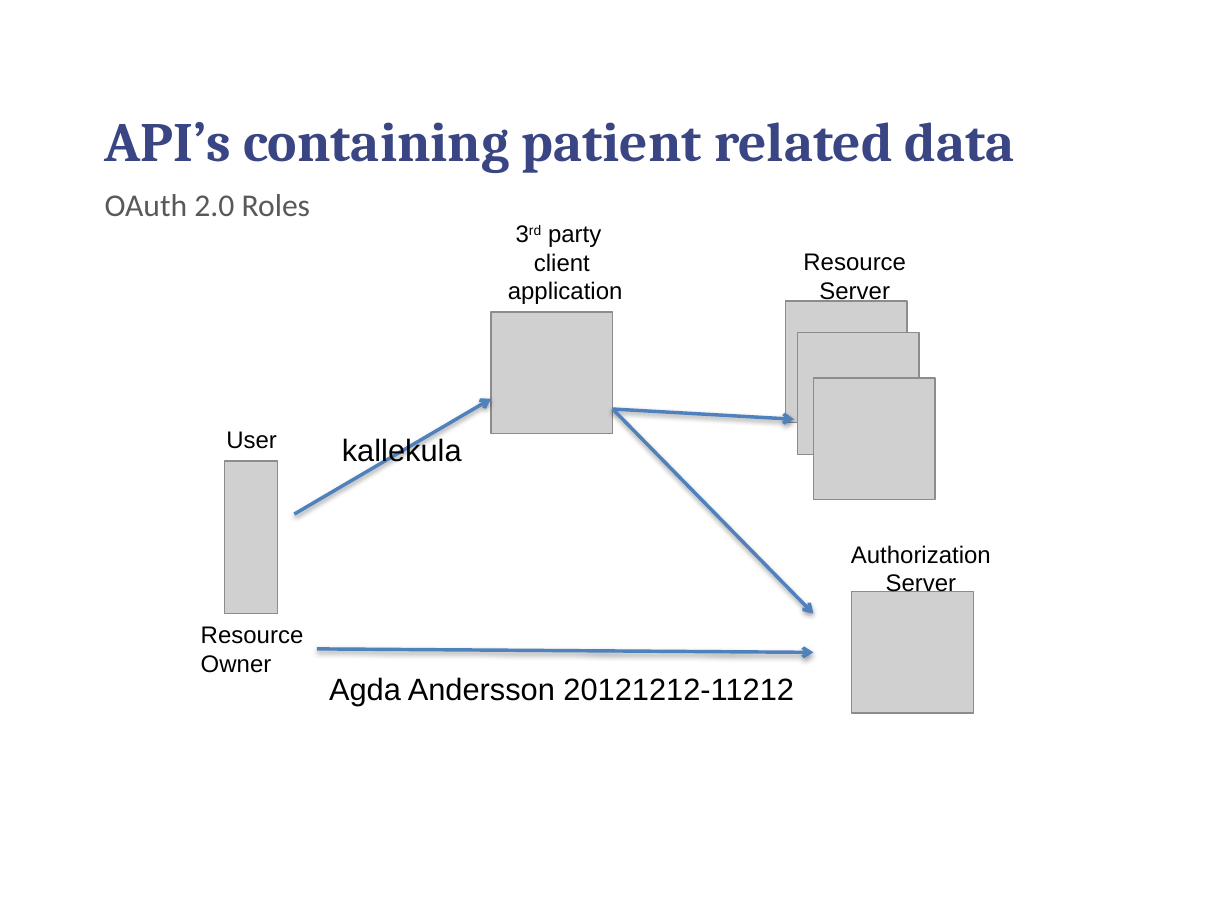
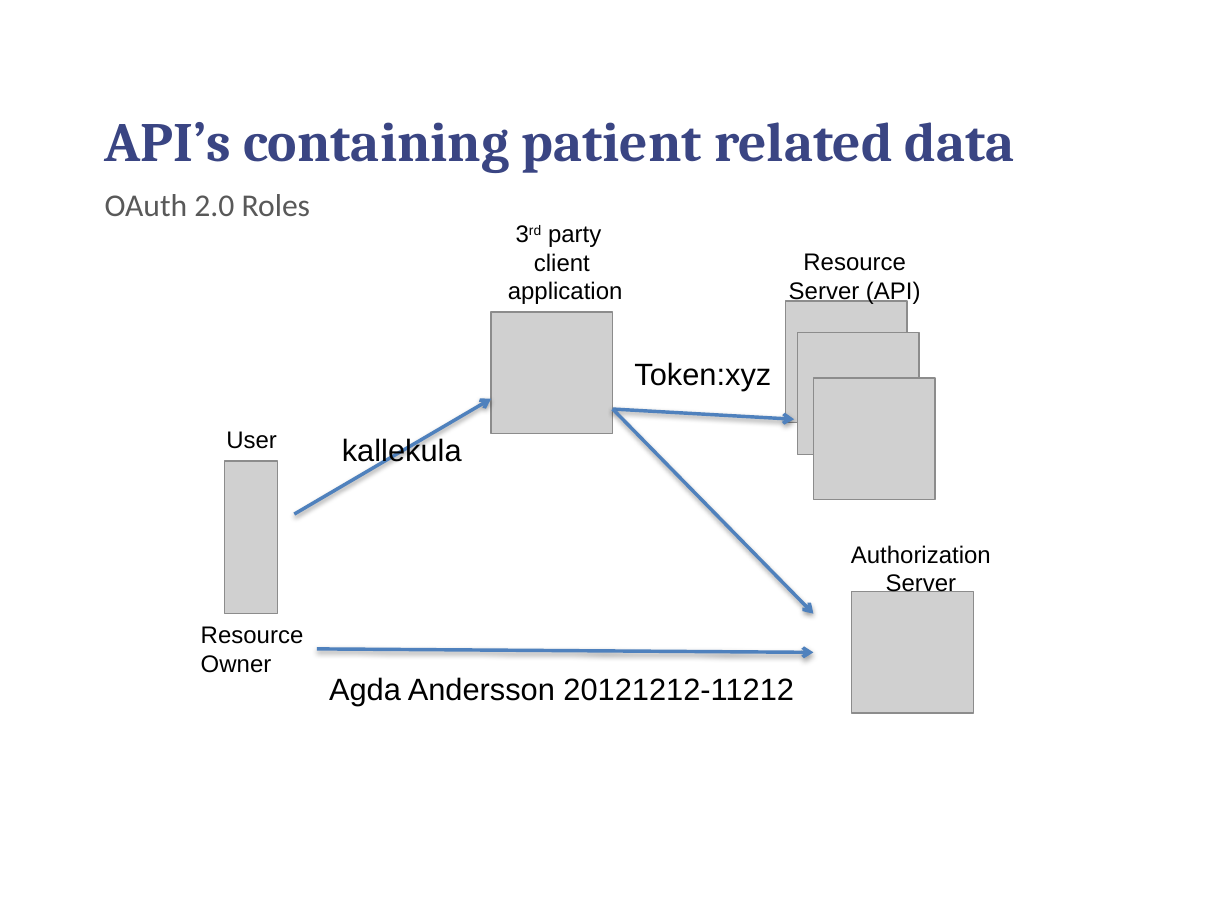
Before and after one commit to chilmers/cadec-healthcare-api-tutorial, a slide deck: slide 16 of Cadec-vårdens-apier.pptx (slide 15 before the commit). Drawn at 1232x924 pixels with LibreOffice and Linux fonts; fonts in the diff are those of the drawing; grey boxes stand for pictures; background and template pictures are left out. Boxes give left, top, right and bottom in pixels: in the first picture for what was removed or moved away, otherwise in the second. Text is boxed around its words. In the diff, an @@ line names an element or a change of style, - is before the commit and + after.

```diff
--- a/Cadec-vårdens-apier.pptx
+++ b/Cadec-vårdens-apier.pptx
@@ text "Resource": place and size @@
-text "Resource" at [803, 253, 906, 302]
+text "Resource" at [789, 253, 921, 305]
@@ text at [789, 281, 921, 305]: text changed @@
-Server
+Server (API)
@@ text added at [634, 362, 771, 391], 18 pt, text #000000 @@
+Token:xyz
```
Also in this commit, not shown: 24 other slides changed, 2 slides added.
